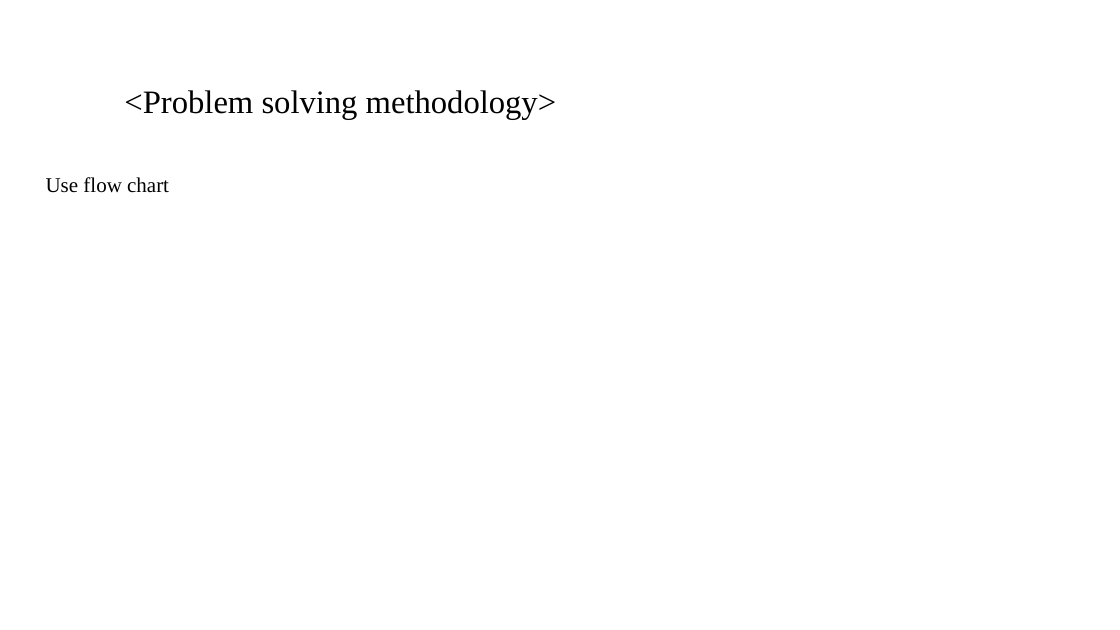
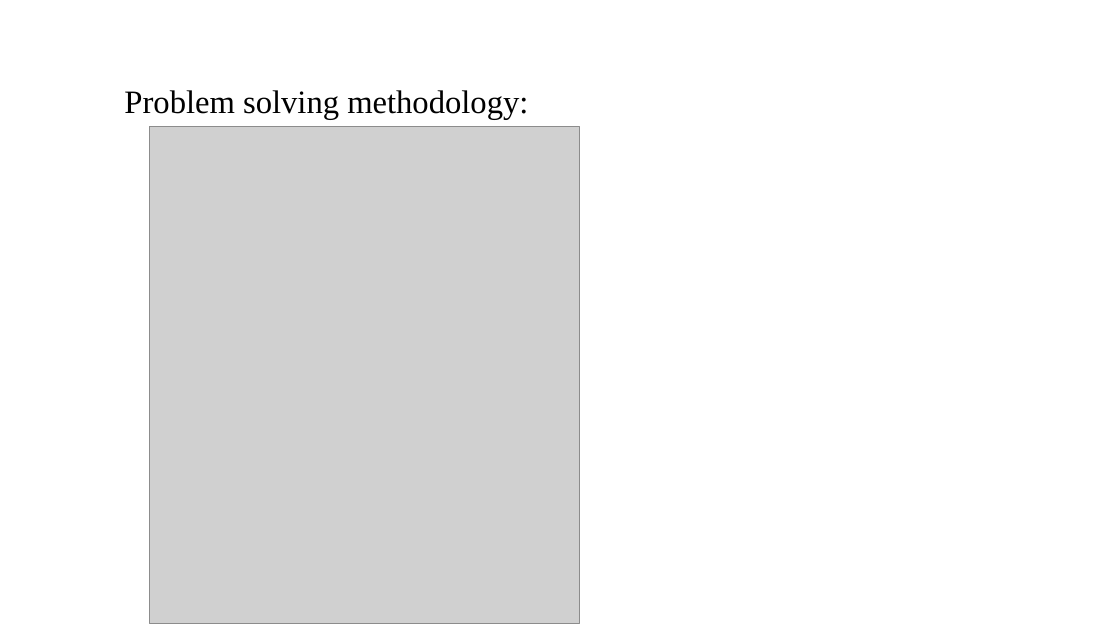
Before and after one commit to annamalaig/DSGroupProject, a slide deck: slide 3 of Data/Spark Funds Presentation.pptx. Drawn at 1120x630 pixels with LibreOffice and Linux fonts; fonts in the diff are those of the drawing; grey boxes stand for pictures; background and template pictures are left out. Boxes give left, top, right and bottom in pixels: in the first picture for what was removed or moved away, otherwise in the second. Text is boxed around its words. In the diff, an @@ line names an element or a change of style, - is before the commit and + after.

```diff
--- a/Data/Spark Funds Presentation.pptx
+++ b/Data/Spark Funds Presentation.pptx
@@ title at <box>124,90,528,119</box>: text changed @@
-<Problem solving methodology>
+Problem solving methodology:
@@ picture added at <box>150,127,579,623</box> @@
@@ text removed at <box>46,177,169,193</box> @@
-Use flow chart
```
Also in this commit, not shown: 5 other slides changed, 3 slides added, 3 slides removed.
